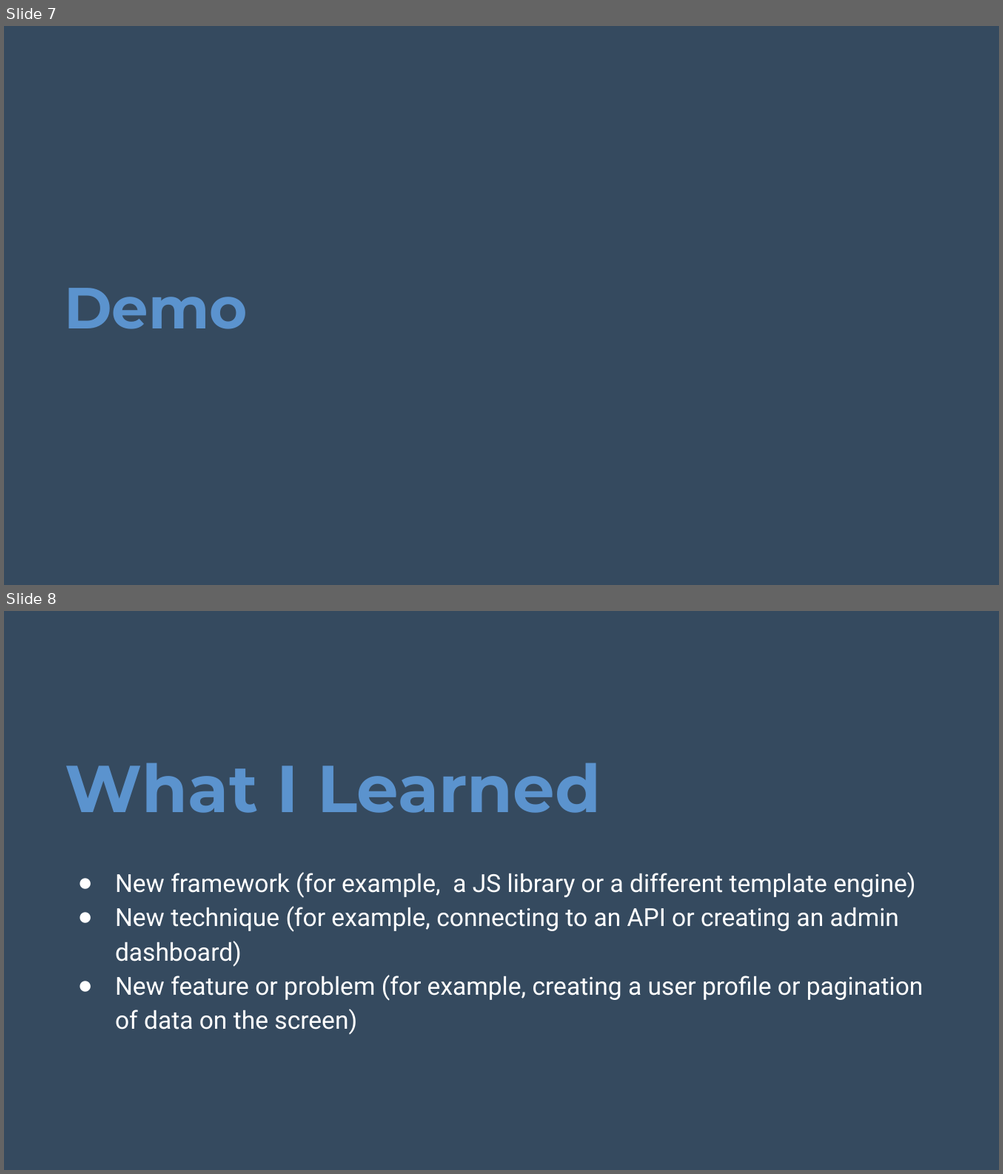
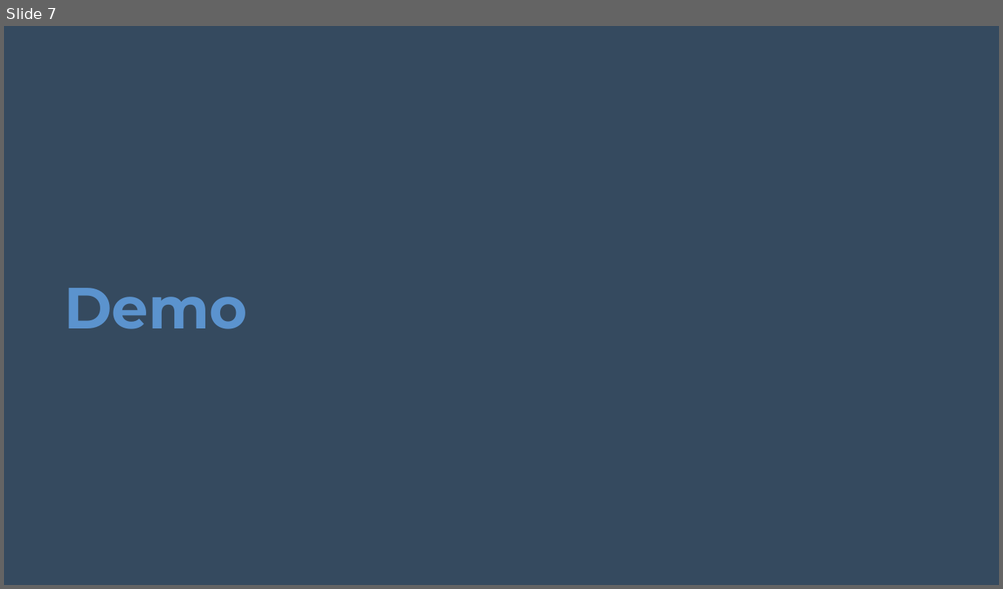
Before and after one commit to tnovak123/liftoff-assignments, a slide deck: P6-Project_Presentation/SNS-WebApplication.pptx. Shown one above the other, each under a label of ours: slides 7 and 8 before the commit, slide 7 after it. The pictures are 1003x1174 and 1003x589 pixels, drawn with LibreOffice and Linux fonts; fonts in the diff are those of the drawing; background and template pictures are left out. Boxes give left, top, right and bottom in pixels: in the first picture for what was removed or moved away, otherwise in the second. Text is boxed around its words. In the diff, an @@ line names an element or a change of style, - is before the commit and + after.

```diff
--- a/P6-Project_Presentation/SNS-WebApplication.pptx
+++ b/P6-Project_Presentation/SNS-WebApplication.pptx
@@ slide 8 removed at <box>4,611,999,1170</box>, background #354A5F @@
@@ title removed at <box>65,763,600,813</box> @@
-What I Learned
@@ text removed at <box>115,872,923,1035</box> @@
-● New framework (for example, a JS library or a different template engine)
-● New technique (for example, connecting to an API or creating an admin dashboard)
-● New feature or problem (for example, creating a user profile or pagination of data on the screen)
```
Also in this commit, not shown: 1 slide changed, 2 slides added, 1 other slide removed.
